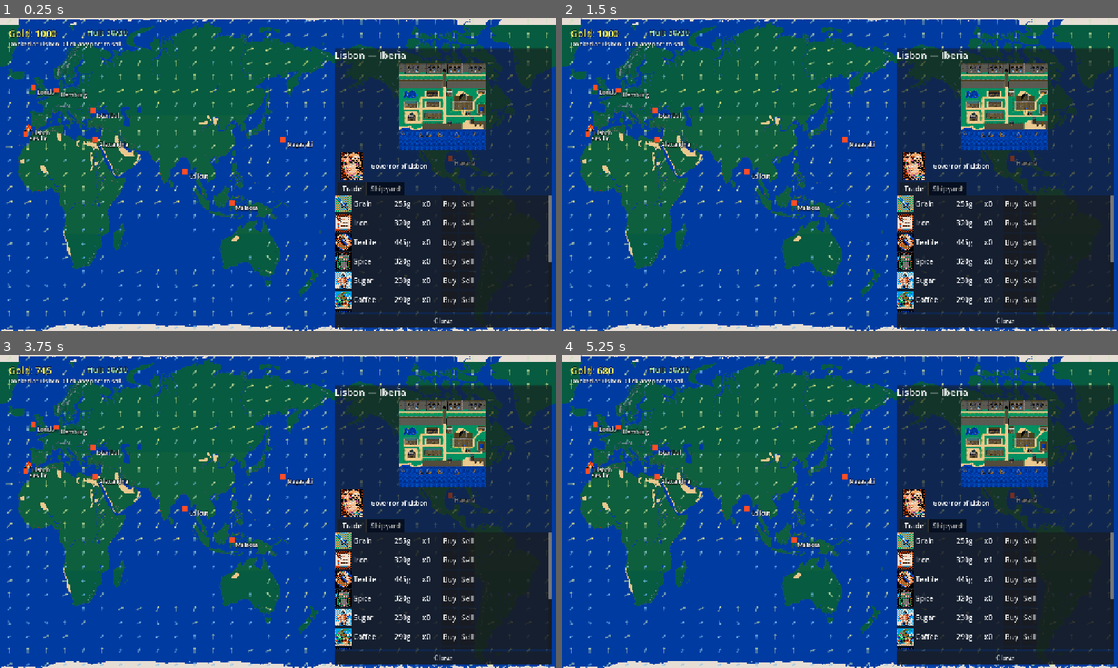
Above: before the commit, frames 1-4 (two rows, left to right).
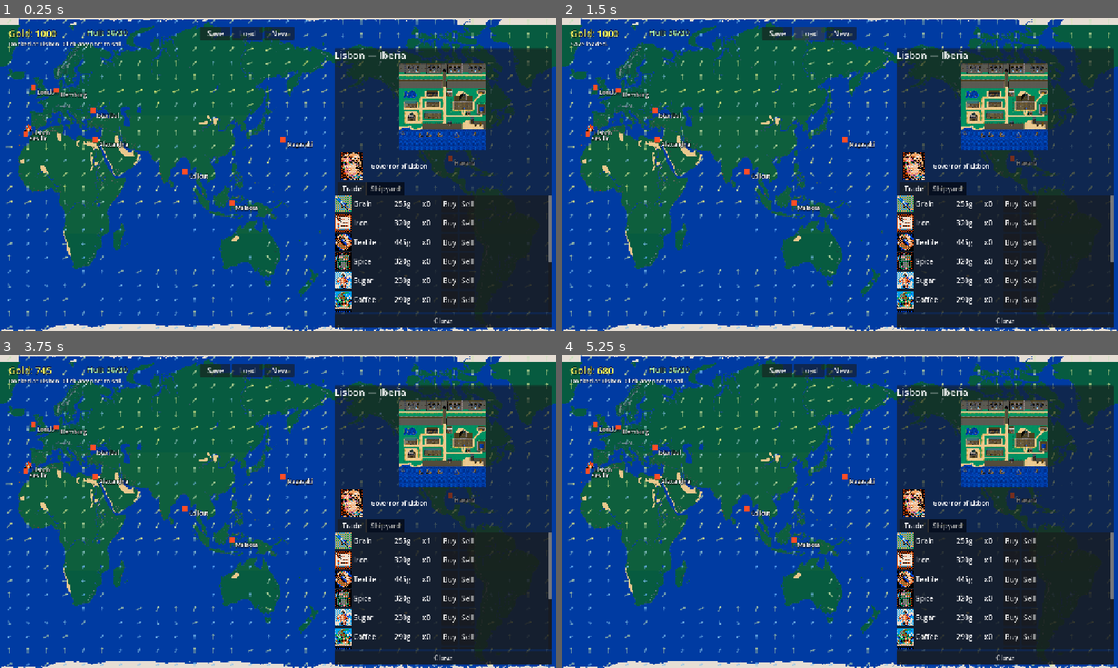
Above: after the commit, the same moments.

Repository: dongzhang84/sea2_demo
Game: Godot game, scene res://scenes/main.tscn
The game is run twice, just before and just after one commit, with the same random seed, the same clock (stepped at 60 frames per second) and the same inputs.
Inputs (mouse positions are in pixels of both pictures, inside the frame that each line leads up to):
- Up to frame 1 (0.25 s): no input
- Up to frame 2 (1.5 s): click (778, 33) at 0.5 s, where only the run after the commit has a clickable "Save"; click (806, 33) at 1.25 s, where only the run after the commit has a clickable "Load"
- Up to frame 3 (3.75 s): click (278, 370) at 2 s, where only the run after the commit has a clickable "New"; click (278, 370) at 2.75 s, where only the run after the commit has a clickable "New"; click "Buy" at 3.5 s
- Up to frame 4 (5.25 s): click "Sell" at 4.25 s; click "Buy" at 5 s

The runs differ from the first frame. In frame 1, 0.7% of the frame differs, in the area x 36-53%, y 2-8%; in frame 2, 0.9%, in the area x 1-53%, y 2-10%; in frame 3, 0.7%; in frame 4, 0.7%.

Commit message:
v8: Save/Load system
Three buttons added to top UI (Save / Load / New):
  - Save: writes user://save.json with full game state
      (gold, inventory dict, ship type/sprite/dura/cap/guns, current port)
  - Load: restores from save (overwrites current state)
  - New: deletes save + reloads scene for fresh start

Auto-load: if user://save.json exists when game starts, load it.
Cannot save while sailing (must be docked).

User pref noted: skip 1v1 duel sub-system. When future events
trigger a duel, use simple algorithm (compare strength + random).

Co-Authored-By: Claude Opus 4.7 (1M context) <noreply@anthropic.com>

Diff:
--- a/game/scenes/main.tscn
+++ b/game/scenes/main.tscn
@@ -44,6 +44,24 @@
 theme_override_colors/font_outline_color = Color(0, 0, 0, 1)
 theme_override_constants/outline_size = 4
 theme_override_font_sizes/font_size = 18
+
+[node name="SaveLoadRow" type="HBoxContainer" parent="UI"]
+offset_left = 460.0
+offset_top = 20.0
+offset_right = 760.0
+offset_bottom = 50.0
+
+[node name="SaveBtn" type="Button" parent="UI/SaveLoadRow"]
+text = "Save"
+custom_minimum_size = Vector2(70, 28)
+
+[node name="LoadBtn" type="Button" parent="UI/SaveLoadRow"]
+text = "Load"
+custom_minimum_size = Vector2(70, 28)
+
+[node name="NewGameBtn" type="Button" parent="UI/SaveLoadRow"]
+text = "New"
+custom_minimum_size = Vector2(70, 28)
 
 [node name="InfoLabel" type="Label" parent="UI"]
 offset_left = 20.0
@@ -105,3 +123,6 @@
 text = "Close"
 
 [connection signal="pressed" from="UI/PortScreenPanel/V/CloseBtn" to="." method="_on_close_pressed"]
+[connection signal="pressed" from="UI/SaveLoadRow/SaveBtn" to="." method="_on_save_pressed"]
+[connection signal="pressed" from="UI/SaveLoadRow/LoadBtn" to="." method="_on_load_pressed"]
+[connection signal="pressed" from="UI/SaveLoadRow/NewGameBtn" to="." method="_on_new_pressed"]
--- a/game/scripts/game_state.gd
+++ b/game/scripts/game_state.gd
@@ -19,6 +19,9 @@
 signal gold_changed(new_gold: int)
 signal inventory_changed()
 signal ship_changed()
+signal loaded()
+
+const SAVE_PATH := "user://save.json"
 
 
 func _ready() -> void:
@@ -126,6 +129,66 @@
 	return true
 
 
+func save_game() -> bool:
+	var data := {
+		"gold": gold,
+		"inventory": inventory,
+		"current_port_id": current_port_id,
+		"ship_sprite_id": ship_sprite_id,
+		"ship_type_id": ship_type_id,
+		"ship_durability": ship_durability,
+		"ship_max_durability": ship_max_durability,
+		"ship_capacity": ship_capacity,
+		"ship_max_guns": ship_max_guns,
+		"timestamp": Time.get_datetime_string_from_system(),
+	}
+	var file := FileAccess.open(SAVE_PATH, FileAccess.WRITE)
+	if file == null:
+		push_error("Cannot open save file for writing")
+		return false
+	file.store_string(JSON.stringify(data, "  "))
+	file.close()
+	print("Saved game to ", SAVE_PATH)
+	return true
+
+
+func load_game() -> bool:
+	if not FileAccess.file_exists(SAVE_PATH):
+		return false
+	var file := FileAccess.open(SAVE_PATH, FileAccess.READ)
+	if file == null:
+		return false
+	var text := file.get_as_text()
+	file.close()
+	var parsed: Variant = JSON.parse_string(text)
+	if parsed == null or typeof(parsed) != TYPE_DICTIONARY:
+		return false
+	gold = int(parsed.get("gold", 1000))
+	inventory = parsed.get("inventory", {}).duplicate()
+	current_port_id = int(parsed.get("current_port_id", 0))
+	ship_sprite_id = int(parsed.get("ship_sprite_id", 0))
+	ship_type_id = int(parsed.get("ship_type_id", 1))
+	ship_durability = int(parsed.get("ship_durability", 30))
+	ship_max_durability = int(parsed.get("ship_max_durability", 30))
+	ship_capacity = int(parsed.get("ship_capacity", 50))
+	ship_max_guns = int(parsed.get("ship_max_guns", 10))
+	gold_changed.emit(gold)
+	inventory_changed.emit()
+	ship_changed.emit()
+	loaded.emit()
+	print("Loaded save from ", SAVE_PATH)
+	return true
+
+
+func has_save() -> bool:
+	return FileAccess.file_exists(SAVE_PATH)
+
+
+func delete_save() -> void:
+	if FileAccess.file_exists(SAVE_PATH):
+		DirAccess.remove_absolute(ProjectSettings.globalize_path(SAVE_PATH))
+
+
 func pick_random_event() -> Dictionary:
 	var events: Array = events_data.get("events", [])
 	if events.is_empty():
--- a/game/scripts/main.gd
+++ b/game/scripts/main.gd
@@ -38,20 +38,59 @@
 	combat_panel.combat_ended.connect(_on_combat_ended)
 	_spawn_ports()
 	_spawn_ship()
-	# Initialize player with cheapest ship (ship_id=1 = small caravel)
+	# Initialize starter ship before any potential load
 	var starter := GameState.get_ship(1)
 	if not starter.is_empty():
 		GameState.ship_durability = int(starter.get("durability", 30))
 		GameState.ship_max_durability = GameState.ship_durability
 		GameState.ship_capacity = int(starter.get("capacity_tons", 50))
 		GameState.ship_max_guns = int(starter.get("maximum_guns", 10))
-		GameState.ship_changed.emit()
+	# Try to auto-load save
+	if GameState.has_save() and GameState.load_game():
+		current_port_id = GameState.current_port_id
+		var loaded_port := GameState.get_port(current_port_id)
+		if not loaded_port.is_empty():
+			ship.global_position = Vector2(loaded_port.world_x, loaded_port.world_y)
+			info_label.text = "Save loaded. Docked at %s." % loaded_port.name
+			ship.refresh_from_game_state()
+			_open_port_screen(loaded_port)
+		return
+	# Otherwise fresh start
 	current_port_id = 0
+	GameState.ship_changed.emit()
 	var start_port := GameState.get_port(0)
 	if not start_port.is_empty():
 		ship.global_position = Vector2(start_port.world_x, start_port.world_y)
 		info_label.text = "Docked at %s. Click any port to sail." % start_port.name
 		_open_port_screen(start_port)
+
+
+func _on_save_pressed() -> void:
+	if ship != null and ship.moving:
+		info_label.text = "Can't save while sailing"
+		return
+	if GameState.save_game():
+		info_label.text = "Game saved."
+
+
+func _on_load_pressed() -> void:
+	if not GameState.has_save():
+		info_label.text = "No save found."
+		return
+	if GameState.load_game():
+		current_port_id = GameState.current_port_id
+		var p := GameState.get_port(current_port_id)
+		if not p.is_empty():
+			ship.global_position = Vector2(p.world_x, p.world_y)
+			ship.refresh_from_game_state()
+			ship.moving = false
+			_open_port_screen(p)
+			info_label.text = "Save loaded."
+
+
+func _on_new_pressed() -> void:
+	GameState.delete_save()
+	get_tree().reload_current_scene()
 
 
 func _spawn_ports() -> void:
